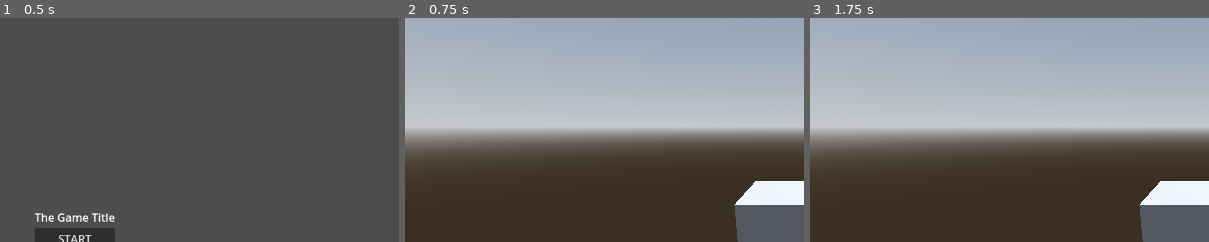
Above: before the commit, frames 1-3 (left to right).
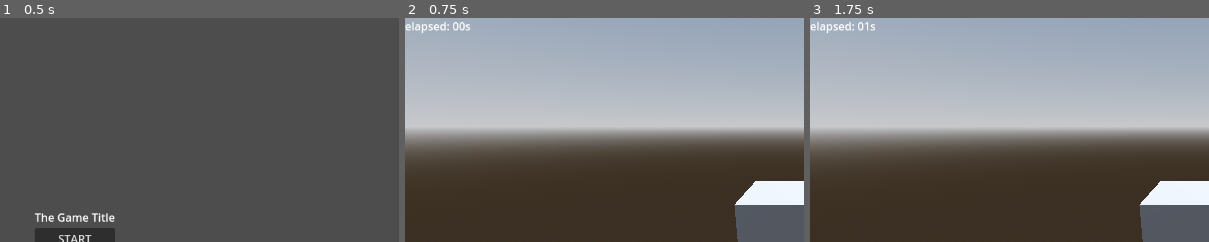
Above: after the commit, the same moments.

Repository: chrisculver/LudumDare51
Game: Godot game, scene res://main_menu.tscn
Same seed, same stepped clock (60 frames per second), same inputs: the game is played once before the commit and once after it.
Inputs:
- Up to frame 1 (0.5 s): no input
- Up to frame 2 (0.75 s): click "START" at 0.5 s
- Up to frame 3 (1.75 s): tap Enter at 1.25 s
The pictures show only the part of the screen within x 0-50%, y 0-50%; the shares and areas given below are measured in that part.

Frame 1 is identical in both runs. In frame 2, 0.3% of the frame differs, in the area x 0-17%, y 1-7%; in frame 3, 0.3%.

Commit message:
Making sure pausing works as expected

Diff:
--- a/UI/pause_menu.gd
+++ b/UI/pause_menu.gd
@@ -1,18 +1,19 @@
-extends PopupPanel
+extends Control
 
 
 func _input(event):
 	if event.is_action_pressed("pause_menu"):
-		hide()
+		visible=false
 		get_tree().paused = false
+		get_tree().get_root().set_input_as_handled()
 
 
 func _on_resume_pressed():
-	hide()
+	visible=false
 	get_tree().paused = false
 
 
 func _on_quit_pressed():
-	hide()
+	visible=false
 	get_tree().paused = false
 	get_tree().change_scene_to_file("res://main_menu.tscn")
--- a/UI/pause_menu.tscn
+++ b/UI/pause_menu.tscn
@@ -2,19 +2,36 @@
 
 [ext_resource type="Script" path="res://UI/pause_menu.gd" id="1_ld0rv"]
 
-[node name="PauseMenu" type="PopupPanel"]
-script = ExtResource("1_ld0rv")
-
-[node name="MarginContainer" type="MarginContainer" parent="."]
+[node name="PauseMenu" type="Control"]
+process_mode = 3
+layout_mode = 3
 anchors_preset = 8
 anchor_left = 0.5
 anchor_top = 0.5
 anchor_right = 0.5
 anchor_bottom = 0.5
-offset_left = 4.0
-offset_top = 4.0
-offset_right = 96.0
-offset_bottom = 96.0
+grow_horizontal = 2
+grow_vertical = 2
+size_flags_horizontal = 4
+size_flags_vertical = 4
+script = ExtResource("1_ld0rv")
+
+[node name="PanelContainer" type="PanelContainer" parent="."]
+anchors_preset = 8
+anchor_left = 0.5
+anchor_top = 0.5
+anchor_right = 0.5
+anchor_bottom = 0.5
+offset_left = -45.0
+offset_top = -43.0
+offset_right = 45.0
+offset_bottom = 43.0
+grow_horizontal = 2
+grow_vertical = 2
+
+[node name="MarginContainer" type="MarginContainer" parent="PanelContainer"]
+offset_right = 90.0
+offset_bottom = 86.0
 grow_horizontal = 2
 grow_vertical = 2
 theme_override_constants/margin_left = 10
@@ -22,23 +39,23 @@
 theme_override_constants/margin_right = 10
 theme_override_constants/margin_bottom = 10
 
-[node name="VBoxContainer" type="VBoxContainer" parent="MarginContainer"]
+[node name="VBoxContainer" type="VBoxContainer" parent="PanelContainer/MarginContainer"]
 offset_left = 10.0
 offset_top = 10.0
-offset_right = 82.0
-offset_bottom = 82.0
+offset_right = 80.0
+offset_bottom = 76.0
 
-[node name="Resume" type="Button" parent="MarginContainer/VBoxContainer"]
-offset_right = 72.0
+[node name="Resume" type="Button" parent="PanelContainer/MarginContainer/VBoxContainer"]
+offset_right = 70.0
 offset_bottom = 31.0
 text = "Resume"
 
-[node name="Quit" type="Button" parent="MarginContainer/VBoxContainer"]
+[node name="Quit" type="Button" parent="PanelContainer/MarginContainer/VBoxContainer"]
 offset_top = 35.0
-offset_right = 72.0
+offset_right = 70.0
 offset_bottom = 66.0
 text = "Quit
 "
 
-[connection signal="pressed" from="MarginContainer/VBoxContainer/Resume" to="." method="_on_resume_pressed"]
-[connection signal="pressed" from="MarginContainer/VBoxContainer/Quit" to="." method="_on_quit_pressed"]
+[connection signal="pressed" from="PanelContainer/MarginContainer/VBoxContainer/Resume" to="." method="_on_resume_pressed"]
+[connection signal="pressed" from="PanelContainer/MarginContainer/VBoxContainer/Quit" to="." method="_on_quit_pressed"]
--- a/game.gd
+++ b/game.gd
@@ -1,5 +1,6 @@
 extends Node3D
 
+var playTime = 0
 
 # Called when the node enters the scene tree for the first time.
 func _ready():
@@ -8,10 +9,12 @@
 
 # Called every frame. 'delta' is the elapsed time since the previous frame.
 func _process(delta):
-	pass
+	playTime += delta
+	$UILayer/Timer/Clock.text = ("elapsed: %02d" % playTime) + "s"
 
 
 func _input(event):
 	if event.is_action_pressed("pause_menu"):
-		$UILayer/PauseMenu.show()
+		$UILayer/PauseMenu.visible = true
 		get_tree().paused = true
+		#get_tree().get_root().set_input_as_handled()
--- a/game.tscn
+++ b/game.tscn
@@ -1,8 +1,7 @@
-[gd_scene load_steps=8 format=3 uid="uid://cby8svsnc3rie"]
+[gd_scene load_steps=7 format=3 uid="uid://cby8svsnc3rie"]
 
 [ext_resource type="PackedScene" uid="uid://caie2p5bvk4aa" path="res://UI/pause_menu.tscn" id="1_g8c7x"]
 [ext_resource type="Script" path="res://game.gd" id="1_mnrhq"]
-[ext_resource type="Script" path="res://UI/pause_menu.gd" id="3_xhtg0"]
 
 [sub_resource type="BoxMesh" id="BoxMesh_8m1rp"]
 
@@ -25,9 +24,19 @@
 [node name="UILayer" type="CanvasLayer" parent="."]
 
 [node name="PauseMenu" parent="UILayer" instance=ExtResource("1_g8c7x")]
-process_mode = 3
+process_mode = 2
 visible = false
-script = ExtResource("3_xhtg0")
+
+[node name="Timer" type="Control" parent="UILayer"]
+layout_mode = 3
+anchors_preset = 0
+offset_right = 40.0
+offset_bottom = 40.0
+
+[node name="Clock" type="Label" parent="UILayer/Timer"]
+layout_mode = 0
+offset_right = 40.0
+offset_bottom = 23.0
 
 [node name="MeshInstance3d" type="MeshInstance3D" parent="."]
 mesh = SubResource("BoxMesh_8m1rp")
@@ -41,3 +50,5 @@
 
 [node name="Camera3d" type="Camera3D" parent="."]
 transform = Transform3D(1, 0, 0, 0, 0.929776, 0.368125, 0, -0.368125, 0.929776, 0, 1.01772, 2.53941)
+
+[node name="Timer" type="Timer" parent="."]
--- a/main_menu.tscn
+++ b/main_menu.tscn
@@ -14,7 +14,6 @@
 script = ExtResource("1_shpxc")
 
 [node name="MarginContainer" type="MarginContainer" parent="."]
-layout_mode = 1
 anchors_preset = 4
 anchor_top = 0.5
 anchor_bottom = 0.5
@@ -28,7 +27,6 @@
 theme_override_constants/margin_bottom = 50
 
 [node name="VBoxContainer" type="VBoxContainer" parent="MarginContainer"]
-layout_mode = 2
 offset_left = 50.0
 offset_top = 50.0
 offset_right = 166.0
@@ -36,20 +34,17 @@
 grow_horizontal = 2
 
 [node name="Label" type="Label" parent="MarginContainer/VBoxContainer"]
-layout_mode = 2
 offset_right = 116.0
 offset_bottom = 26.0
 text = "The Game Title"
 
 [node name="StartButton" type="Button" parent="MarginContainer/VBoxContainer"]
-layout_mode = 2
 offset_top = 30.0
 offset_right = 116.0
 offset_bottom = 61.0
 text = "START"
 
 [node name="QuitButton" type="Button" parent="MarginContainer/VBoxContainer"]
-layout_mode = 2
 offset_top = 65.0
 offset_right = 116.0
 offset_bottom = 96.0
